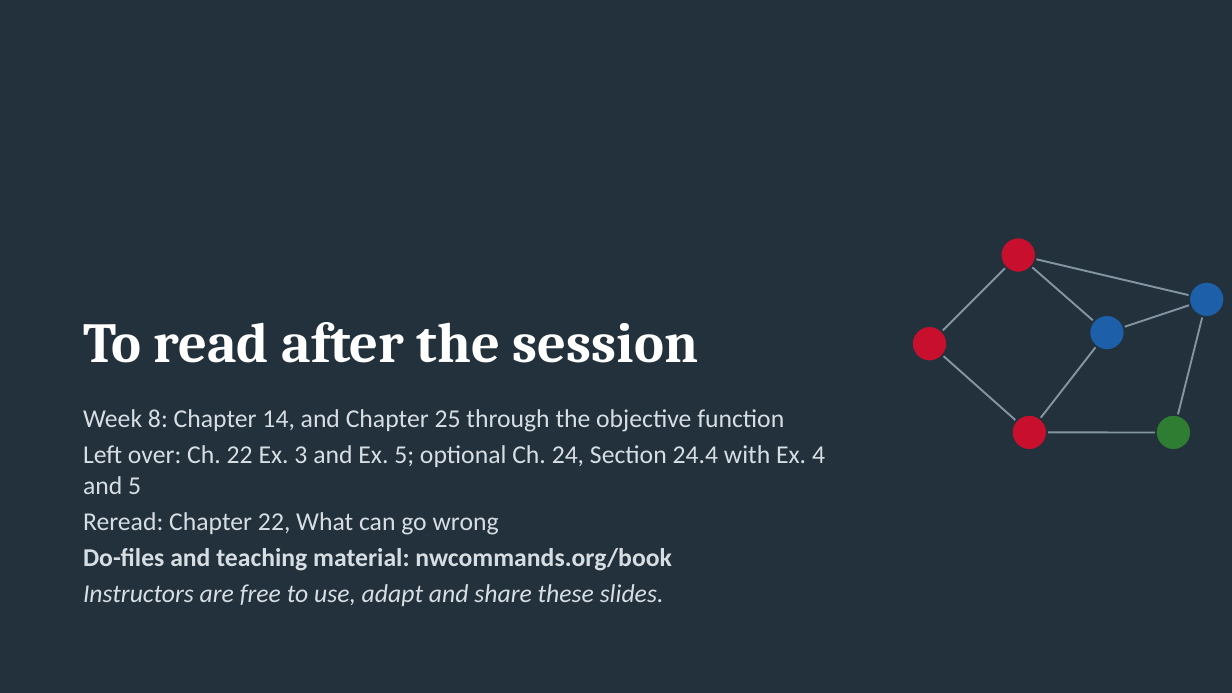
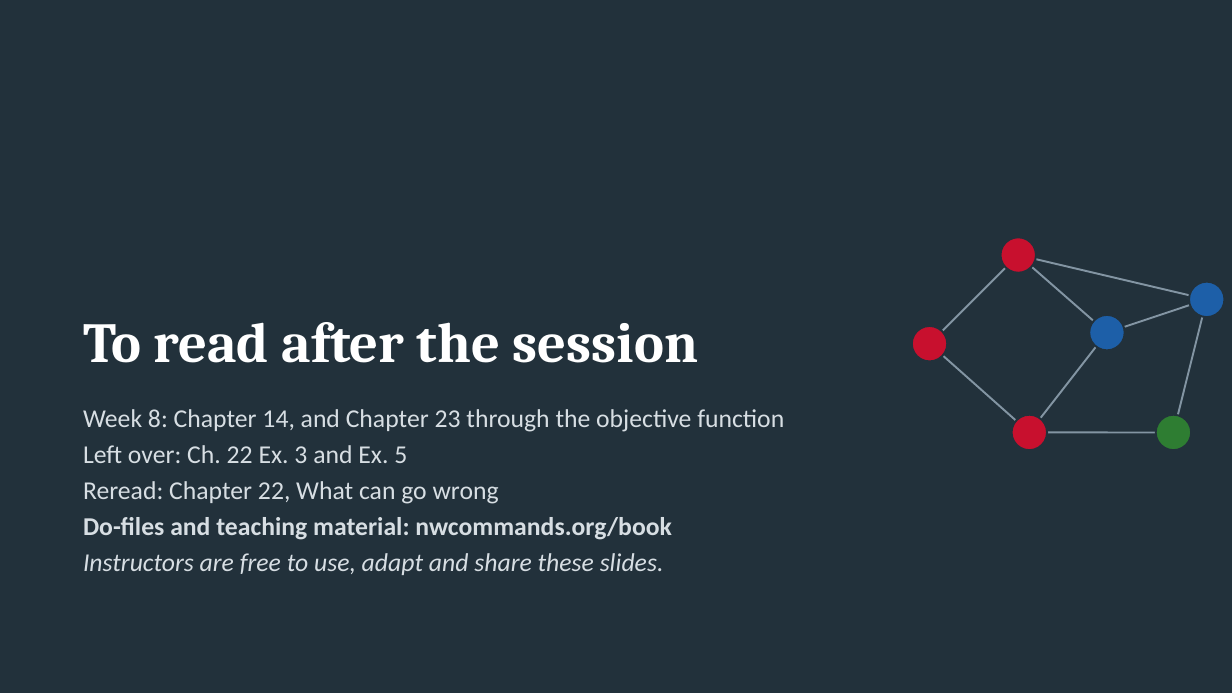
Before and after one commit to thomas-u-grund/nwcommands, a slide deck: slide 39 of website/book/teaching/slides/courseB_week07_ergm3_simulation_degeneracy.pptx (slide 42 before the commit). Drawn at 1232x693 pixels with LibreOffice and Linux fonts; fonts in the diff are those of the drawing. Boxes give left, top, right and bottom in pixels: in the first picture for what was removed or moved away, otherwise in the second. Text is boxed around its words. In the diff, an @@ line names an element or a change of style, - is before the commit and + after.

```diff
--- a/website/book/teaching/slides/courseB_week07_ergm3_simulation_degeneracy.pptx
+++ b/website/book/teaching/slides/courseB_week07_ergm3_simulation_degeneracy.pptx
@@ text at [83, 409, 784, 463]: text changed @@
-Week 8: Chapter 14, and Chapter 25 through the objective function
-Left over: Ch. 22 Ex. 3 and Ex. 5; optional Ch. 24, Section 24.4 with Ex. 4 and 5
+Week 8: Chapter 14, and Chapter 23 through the objective function
+Left over: Ch. 22 Ex. 3 and Ex. 5
```
Also in this commit, not shown: 3 other slides changed, 3 slides removed, 1 other file.
